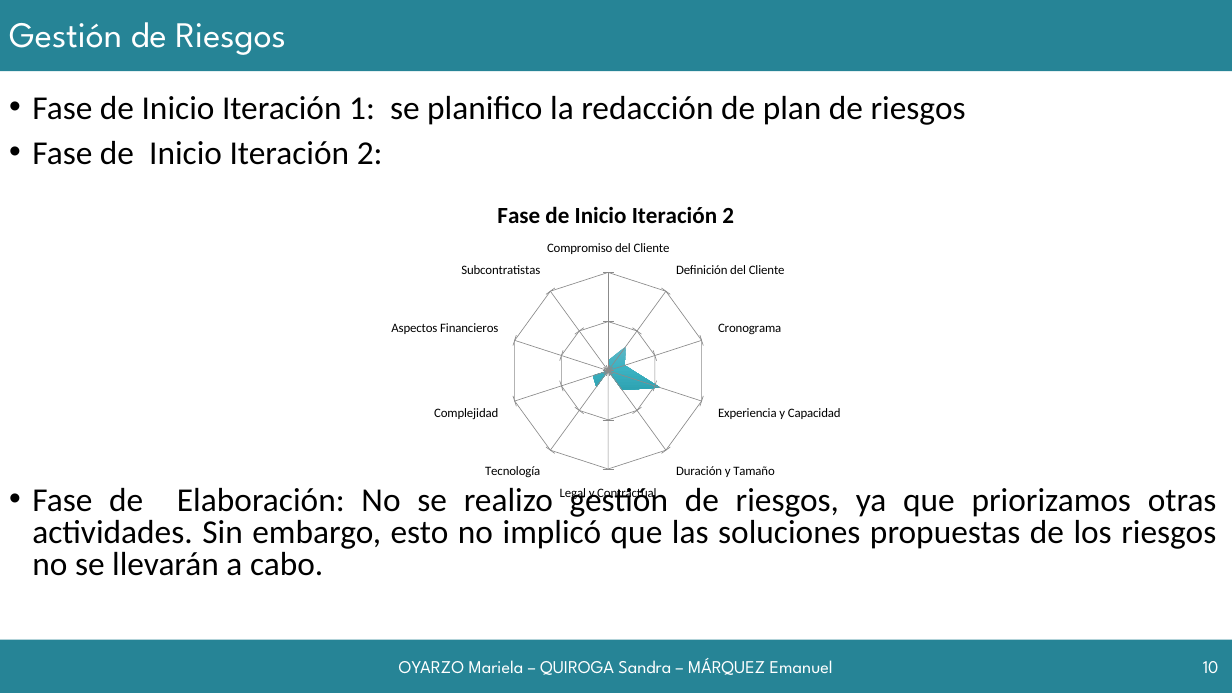
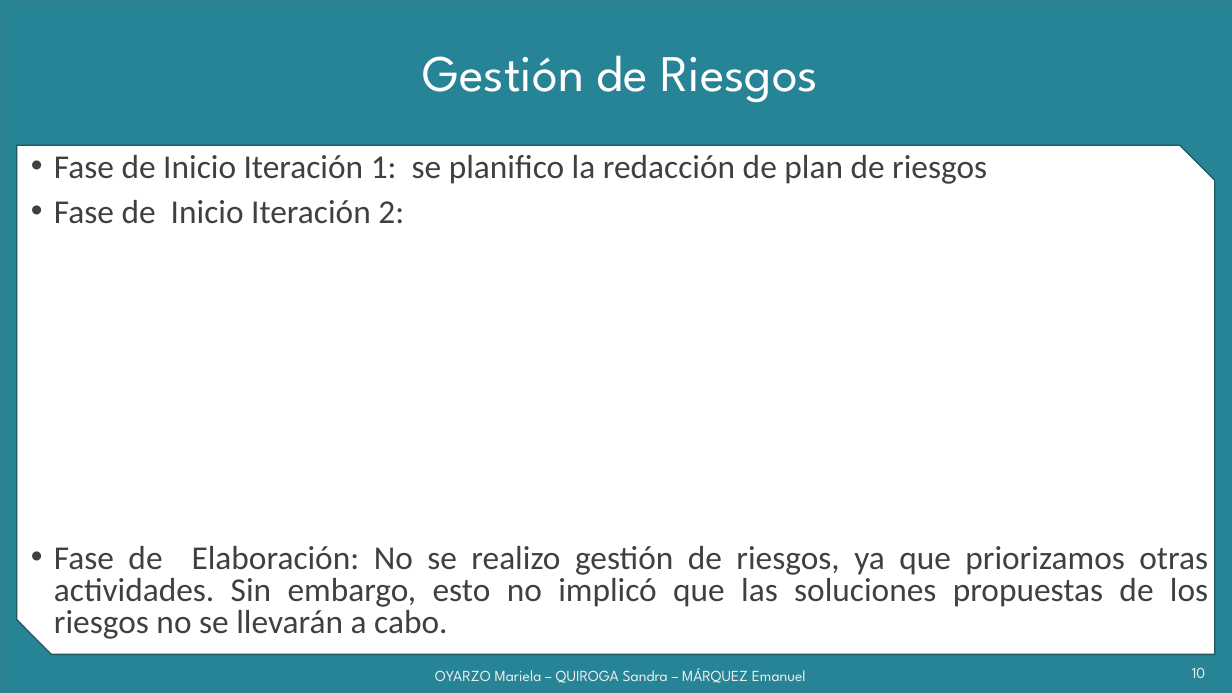
Before and after one commit to grupoyenu/yenu, a slide deck: slide 10 of 08. Presentaciones/Presentación 11.pptx. Drawn at 1232x693 pixels with LibreOffice and Linux fonts; fonts in the diff are those of the drawing; background and template pictures are left out. Boxes give left, top, right and bottom in pixels: in the first picture for what was removed or moved away, otherwise in the second. Text is boxed around its words. In the diff, an @@ line names an element or a change of style, - is before the commit and + after.

```diff
--- a/08. Presentaciones/Presentación 11.pptx
+++ b/08. Presentaciones/Presentación 11.pptx
@@ background #FFFFFF to #F2F2F2 @@
@@ rectangle removed at (x1=0, y1=0, x2=1232, y2=71) @@
@@ rectangle added at (x1=0, y1=0, x2=1232, y2=693), fill #268496, outline #30818C 1 pt @@
@@ title "Gestión de Riesgos" moved from (x1=9, y1=22, x2=286, y2=55) to (x1=423, y1=55, x2=818, y2=103) @@
@@ title "Gestión de Riesgos" at (x1=423, y1=55, x2=818, y2=103): size 28 to 40 pt; alignment left to centre @@
@@ snip diag rect added at (x1=17, y1=145, x2=1215, y2=654), fill #FFFFFF, outline #20575E 1 pt @@
@@ text "Fase de Inicio Iteración 1: ..." moved from (x1=32, y1=96, x2=1217, y2=576) to (x1=54, y1=155, x2=1208, y2=639) @@
@@ text "Fase de Inicio Iteración 1: ..." at (x1=54, y1=155, x2=1208, y2=639): text colour #000000 to #404040 @@
@@ radar filled chart removed at (x1=344, y1=186, x2=888, y2=507) @@
-title "Fase de Inicio Iteración 2"
-categories: Compromiso del Cliente, Definición del Cliente, Cronograma, Experiencia y Capacidad, Duración y Tamaño, Legal y Contractual, Tecnología, Complejidad, Aspectos Financieros, Subcontratistas
-Series 1: 18, 55, 32, 100, 44, 0, 36, 29, 0, 0
@@ rectangle removed at (x1=0, y1=640, x2=1232, y2=693) @@
@@ text "OYARZO Mariela – QUIROGA Sandra ..." moved from (x1=399, y1=658, x2=833, y2=675) to (x1=435, y1=668, x2=806, y2=683) @@
@@ text "OYARZO Mariela – QUIROGA Sandra ..." at (x1=435, y1=668, x2=806, y2=683): size 14 to 12 pt, text colour #FFFFFF to gradient #9E9E9E to #EDEDED to #FFFFFF @@
@@ page number at (x1=1192, y1=667, x2=1206, y2=678): size 14 to 12 pt, text colour #FFFFFF to gradient #9E9E9E to #EDEDED to #FFFFFF @@
@@ page number moved from (x1=1203, y1=661, x2=1219, y2=673) to (x1=1192, y1=667, x2=1206, y2=678) @@
```
Also in this commit, not shown: 9 other slides changed, 1 slide removed.
